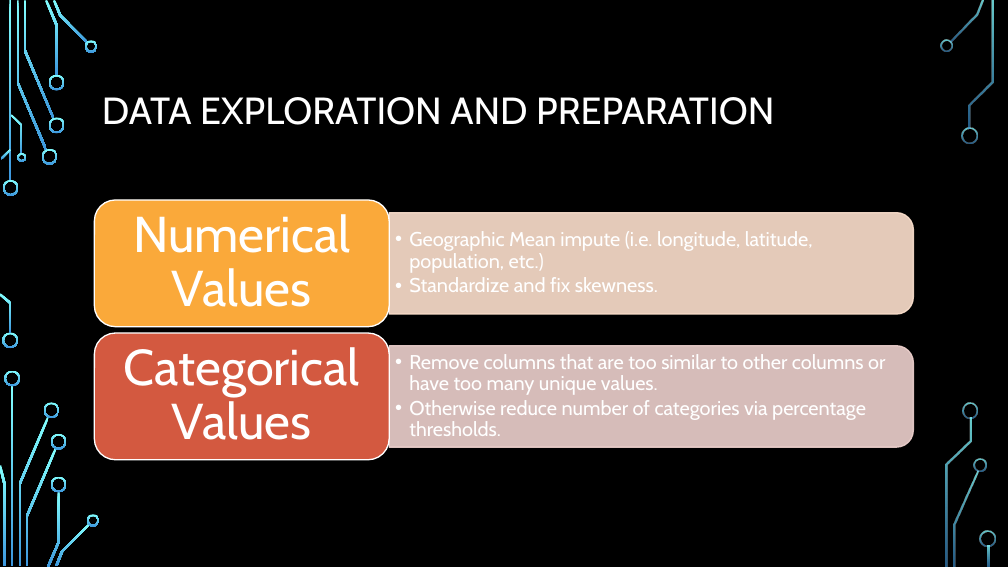
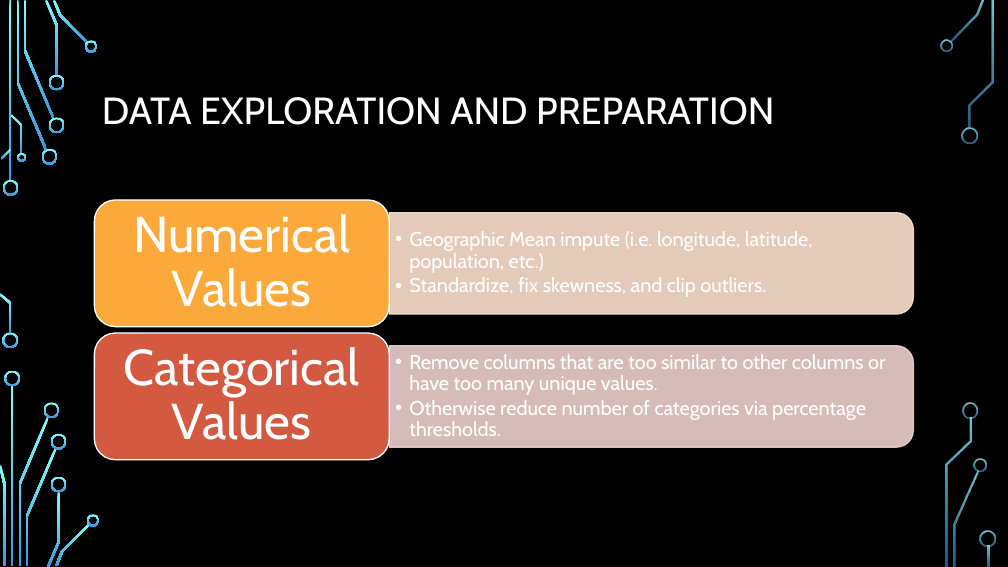
Before and after one commit to martinan92/ML-Group-Project, a slide deck: slide 4 of Group O-1-6/Final Presentation.pptx. Drawn at 1008x567 pixels with LibreOffice and Linux fonts; fonts in the diff are those of the drawing; background and template pictures are left out. Boxes give left, top, right and bottom in pixels: in the first picture for what was removed or moved away, otherwise in the second. Text is boxed around its words. In the diff, an @@ line names an element or a change of style, - is before the commit and + after.

```diff
--- a/Group O-1-6/Final Presentation.pptx
+++ b/Group O-1-6/Final Presentation.pptx
@@ text at (x1=409, y1=277, x2=766, y2=297): text changed @@
-  • Standardize and fix skewness.
+  • Standardize, fix skewness, and clip outliers.
```
Also in this commit, not shown: 1 other slide changed, 1 slide added.
